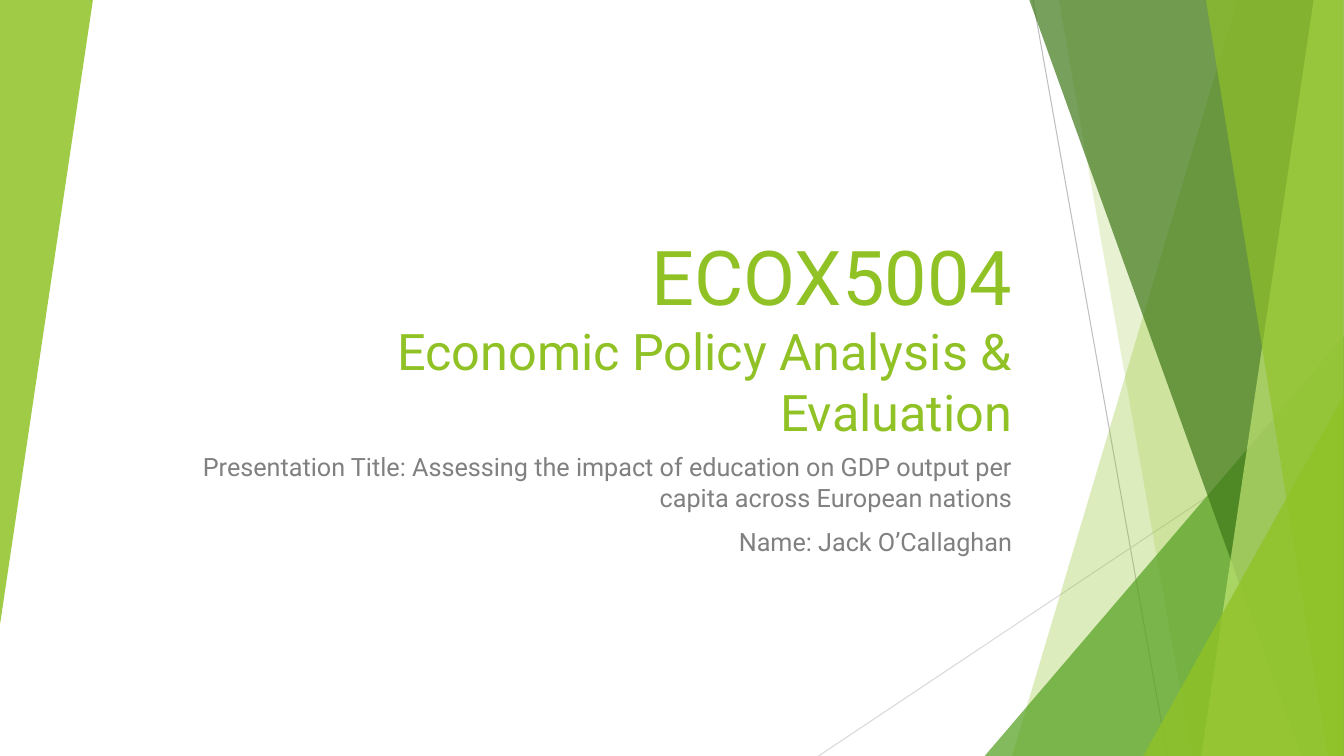
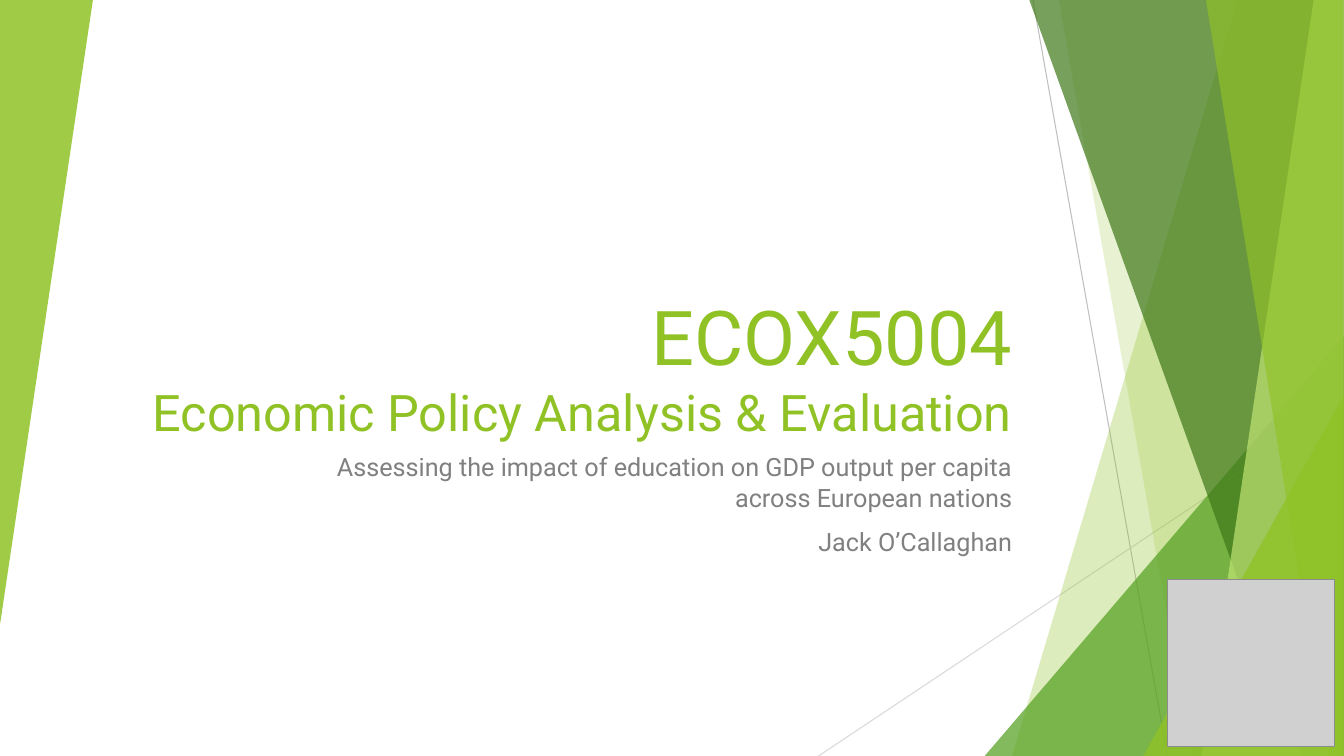
Before and after one commit to jack-n-ocallaghan/ecox-5004-analysis, a slide deck: slide 1 of ECOX5004 Pres 2 Proforma Slides - Jack O'Callaghan.pptx. Drawn at 1344x756 pixels with LibreOffice and Linux fonts; fonts in the diff are those of the drawing; grey boxes stand for pictures. Boxes give left, top, right and bottom in pixels: in the first picture for what was removed or moved away, otherwise in the second. Text is boxed around its words. In the diff, an @@ line names an element or a change of style, - is before the commit and + after.

```diff
--- a/ECOX5004 Pres 2 Proforma Slides - Jack O'Callaghan.pptx
+++ b/ECOX5004 Pres 2 Proforma Slides - Jack O'Callaghan.pptx
@@ title "ECOX5004 Economic Policy Analysis & ..." rewrapped from bbox=[397, 250, 1013, 432] to bbox=[152, 310, 1013, 442] @@
@@ subtitle at bbox=[337, 457, 1012, 556]: text changed @@
-Presentation Title: Assessing the impact of education on GDP output per capita across European nations
-Name: Jack O’Callaghan
+Assessing the impact of education on GDP output per capita across European nations
+Jack O’Callaghan
@@ picture added at bbox=[1168, 580, 1335, 747] @@
```
Also in this commit, not shown: 7 other slides changed, 1 slide removed.
